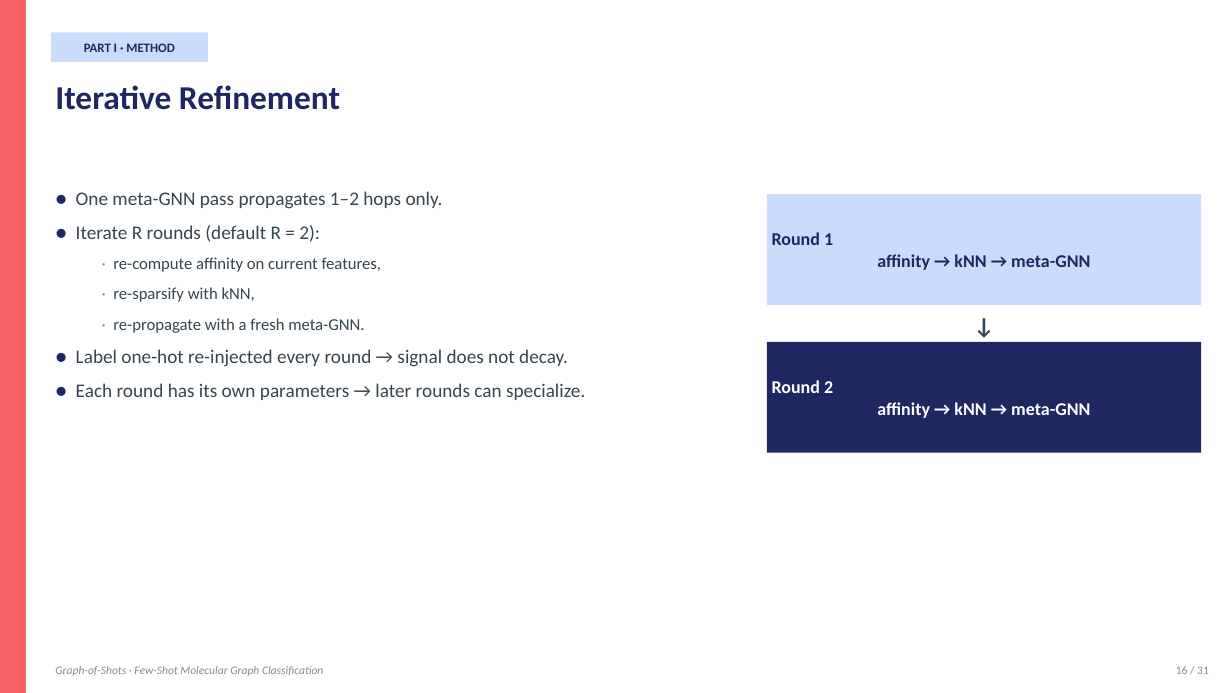
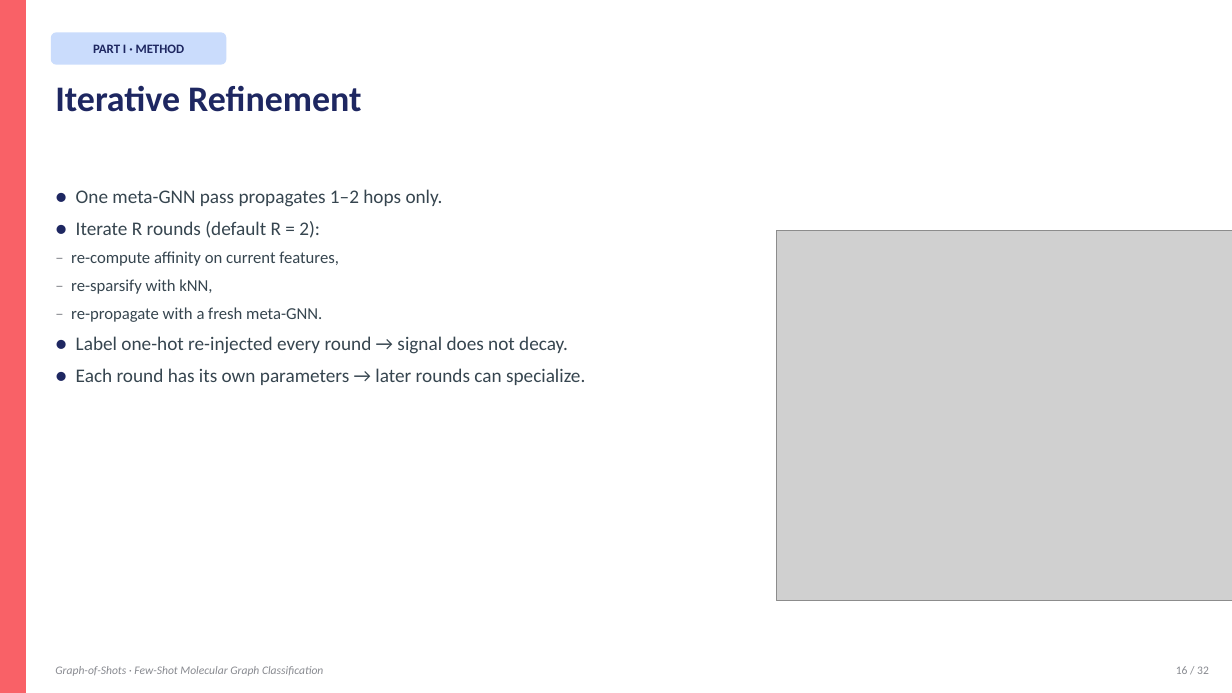
Before and after one commit to BDeMo/proj-mol, a slide deck: slide 16 of presentation/Graph-of-Shots.pptx. Drawn at 1232x693 pixels with LibreOffice and Linux fonts; fonts in the diff are those of the drawing; grey boxes stand for pictures. Boxes give left, top, right and bottom in pixels: in the first picture for what was removed or moved away, otherwise in the second. Text is boxed around its words. In the diff, an @@ line names an element or a change of style, - is before the commit and + after.

Commit message:
Rebuild PPT: native text + math-rendered formula images + clean diagrams
Previous approach used python-pptx shapes for formulas and custom diagrams,
which rendered unpredictably in MS Office (broken math symbols, misaligned
shapes). New approach:

  - All titles, bullets, callouts remain NATIVE PowerPoint text — fully
    editable, consistent formatting across Office versions.
  - Math formulas pre-rendered via matplotlib mathtext → PNG, embedded
    as pictures. Guarantees correct symbols: α, σ, ε, τ, ∑, subscripts,
    superscripts, Euclidean norms.
  - Complex diagrams (supervised pipeline, episode viz, encoder stack,
    GoS pipeline, iterative refinement, bipartite S-Q graph)
    pre-rendered via matplotlib → PNG, embedded as pictures.
  - Simple structures (tables, callout boxes, M1-M5 overview grid)
    still built with native pptx rectangles for editability.

Assets:
  presentation/formulas/  10 math PNGs (mathtext, transparent bg)
  presentation/diagrams/  6 diagram PNGs (matplotlib, transparent bg)
  presentation/figures/   4 result plots (from earlier)

```diff
--- a/presentation/Graph-of-Shots.pptx
+++ b/presentation/Graph-of-Shots.pptx
@@ text "PART I · METHOD" rewrapped from [84, 43, 175, 52] to [93, 42, 185, 57] @@
@@ rounded rectangle: place and size @@
-rounded rectangle at [51, 32, 208, 62]
+rounded rectangle at [51, 32, 226, 65]
@@ rounded rectangle at [51, 32, 226, 65]: rectangle to rounded rectangle @@
@@ text "Iterative Refinement" at [55, 85, 361, 112]: size 26 to 28 pt @@
@@ text at [76, 189, 585, 385]: line spacing 1.25 to 1.2; less space between paragraphs @@
@@ rectangle removed at [767, 194, 1202, 305] @@
@@ text removed at [772, 232, 1090, 270] @@
-Round 1
-affinity → kNN → meta-GNN
@@ picture added at [776, 231, 1232, 601] @@
@@ text at [71, 251, 339, 322]: text changed @@
-  · re-compute affinity on current features,
-  · re-sparsify with kNN,
-  · re-propagate with a fresh meta-GNN.
+– re-compute affinity on current features,
+– re-sparsify with kNN,
+– re-propagate with a fresh meta-GNN.
@@ text removed at [952, 310, 1017, 347] @@
-↓
@@ rectangle removed at [767, 342, 1202, 453] @@
@@ text removed at [772, 380, 1090, 418] @@
-Round 2
-affinity → kNN → meta-GNN
```
Also in this commit, not shown: 31 other slides changed, 17 other files.
